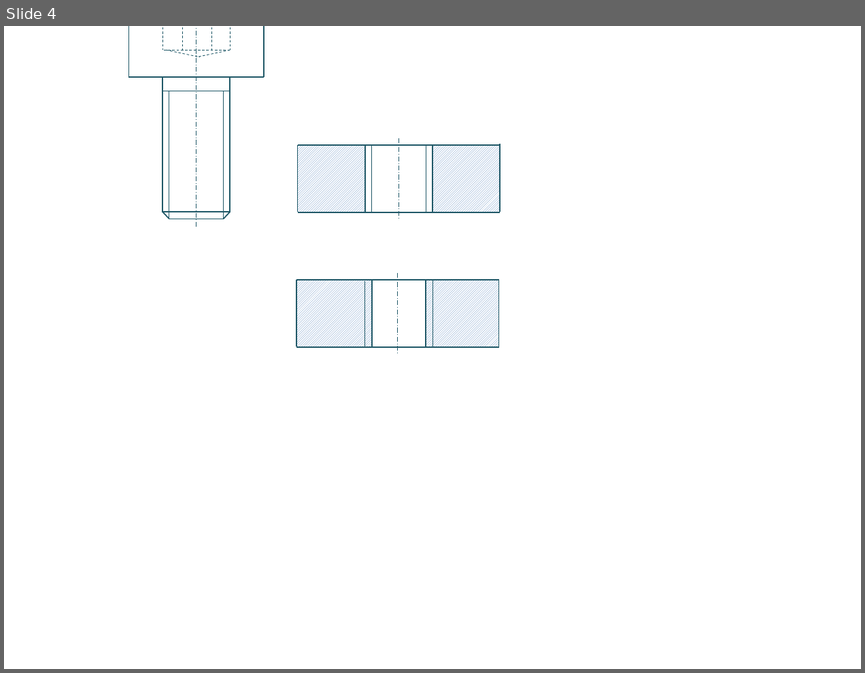
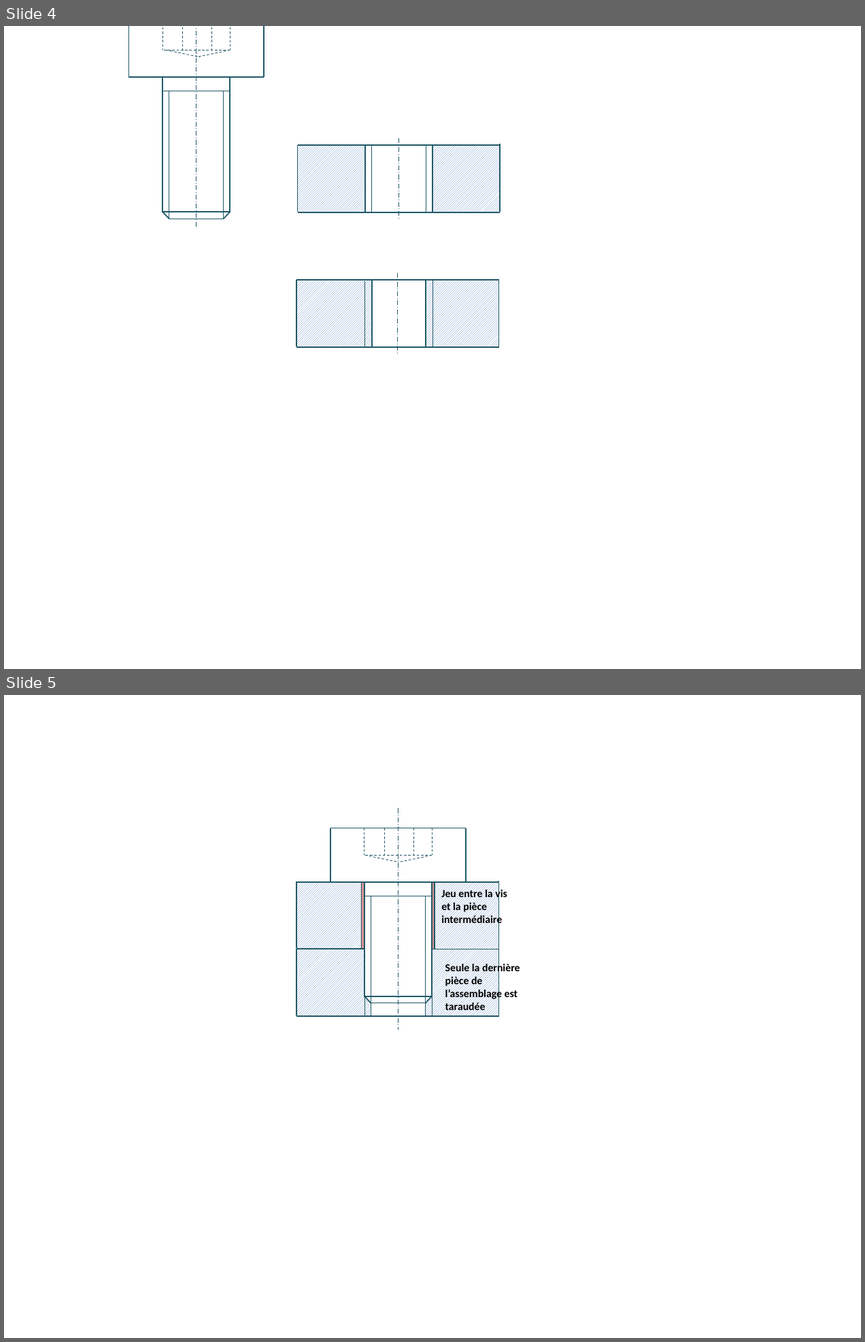
Before and after one commit to xpessoles/Cycle_Concevoir, a slide deck: 01_LiaisonEncastrement/Cours/Figures/Figures.pptx. Shown one above the other, each under a label of ours: slide 4 before the commit, slides 4 and 5 after it. The pictures are 865x673 and 865x1342 pixels, drawn with LibreOffice and Linux fonts; fonts in the diff are those of the drawing. Boxes give left, top, right and bottom in pixels: in the first picture for what was removed or moved away, otherwise in the second. Text is boxed around its words. In the diff, an @@ line names an element or a change of style, - is before the commit and + after.

```diff
--- a/01_LiaisonEncastrement/Cours/Figures/Figures.pptx
+++ b/01_LiaisonEncastrement/Cours/Figures/Figures.pptx
@@ slide 5 added at box(4, 695, 861, 1338), background #FFFFFF @@
@@ rectangle added at box(296, 882, 360, 949), fill pattern #4F81BD on #FFFFFF @@
@@ line added from (296, 882) to (499, 882), #215968 1 pt @@
@@ line added from (296, 882) to (296, 949), #215968 1 pt @@
@@ rectangle added at box(360, 882, 364, 948), fill #D99694 @@
@@ line added from (361, 882) to (361, 949), #215968 1 pt @@
@@ rectangle added at box(432, 883, 436, 949), fill #D99694 @@
@@ rectangle added at box(434, 883, 498, 949), fill pattern #4F81BD on #FFFFFF @@
@@ line added from (434, 882) to (434, 949), #215968 1 pt @@
@@ text added at box(441, 887, 507, 926), 9 pt, text #000000, bold @@
+Jeu entre la vis et la pièce intermédiaire
@@ line added from (499, 880) to (499, 949), #215968 1 pt @@
@@ rectangle added at box(296, 949, 371, 1015), fill pattern #4F81BD on #FFFFFF @@
@@ line added from (296, 949) to (364, 949), #215968 1 pt @@
@@ line added from (296, 949) to (296, 1015), #215968 1 pt @@
@@ rectangle added at box(364, 948, 432, 997), fill #FFFFFF @@
@@ rectangle added at box(426, 949, 499, 1015), fill pattern #4F81BD on #FFFFFF @@
@@ line added from (432, 949) to (499, 949), #215968 1 pt @@
@@ line added from (499, 948) to (499, 1015), #215968 1 pt @@
@@ text added at box(445, 962, 520, 1013), 9 pt, text #000000, bold @@
+Seule la dernière pièce de l’assemblage est taraudée
@@ right triangle added at box(364, 996, 371, 1002), fill #FFFFFF @@
@@ right triangle added at box(426, 996, 432, 1002), fill #FFFFFF @@
@@ line added from (296, 1016) to (499, 1016), #215968 1 pt @@
@@ group added at box(330, 808, 466, 1030): 25 lines @@
```
Also in this commit, not shown: 1 slide removed, 1 other file.
